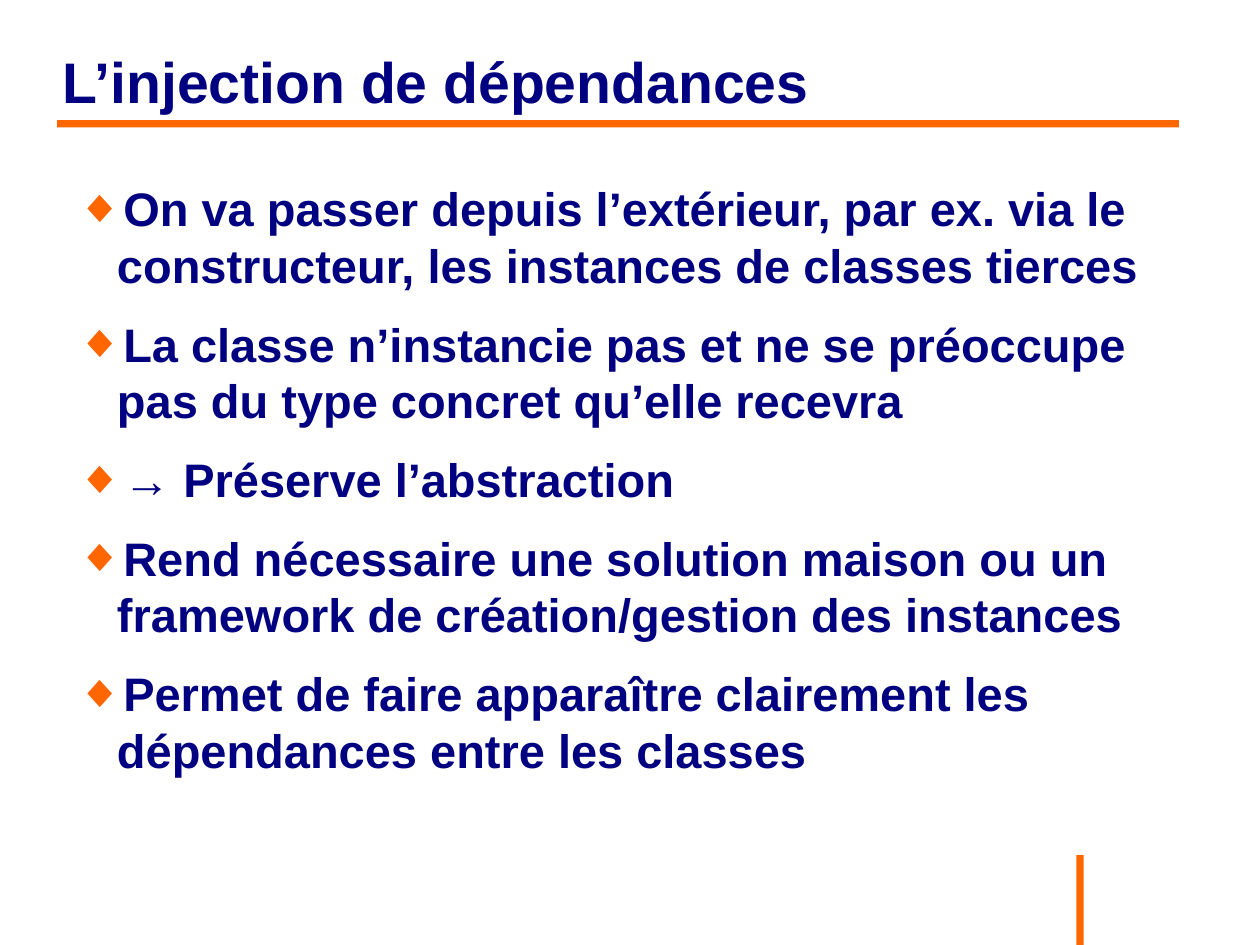
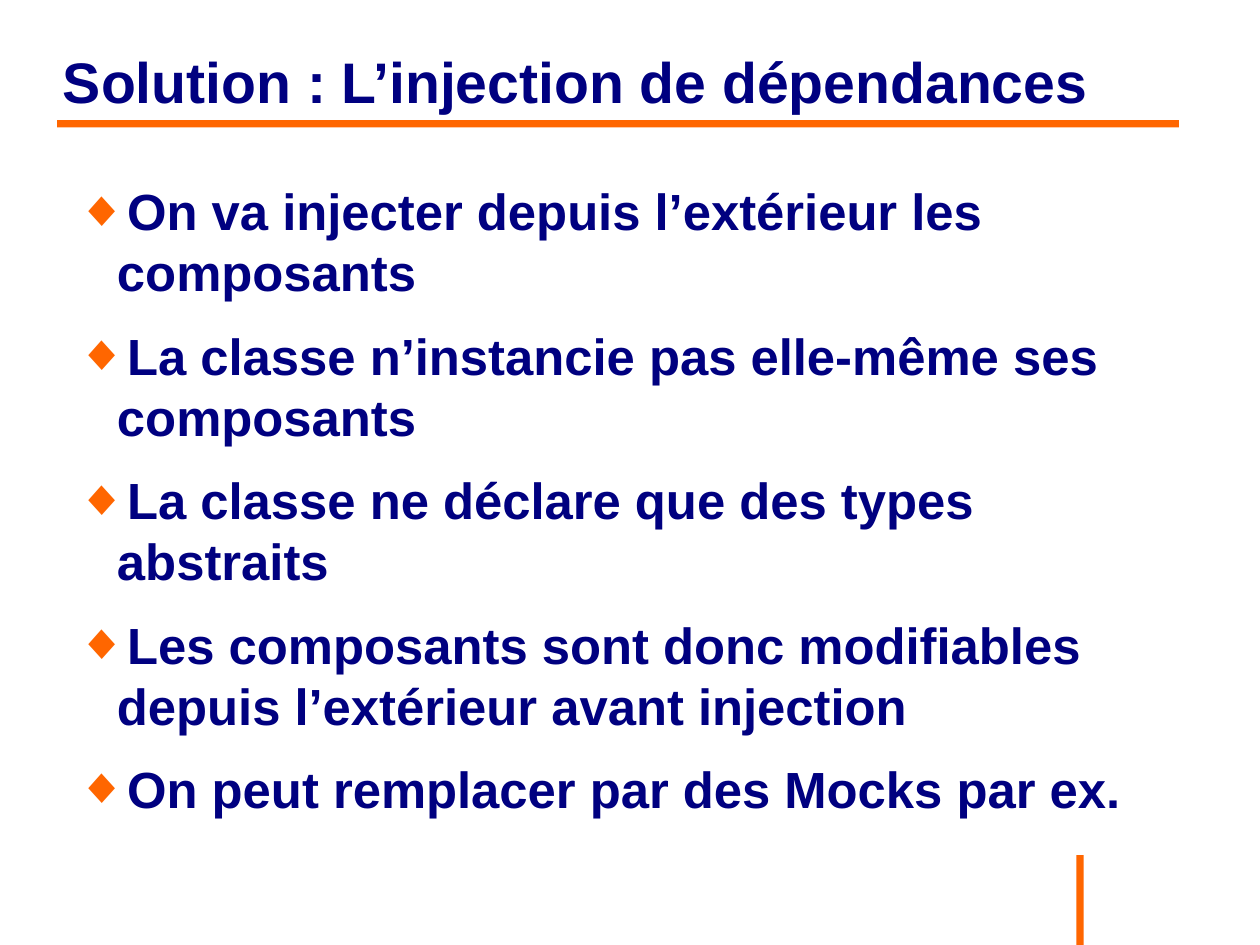
Before and after one commit to philphils/formation-spring, a slide deck: slide 25 of Documentation/diapo_formation_spring.odp (slide 28 before the commit). Drawn at 1260x945 pixels with LibreOffice and Linux fonts; fonts in the diff are those of the drawing; background and template pictures are left out. Boxes give left, top, right and bottom in pixels: in the first picture for what was removed or moved away, otherwise in the second. Text is boxed around its words. In the diff, an @@ line names an element or a change of style, - is before the commit and + after.

```diff
--- a/Documentation/diapo_formation_spring.odp
+++ b/Documentation/diapo_formation_spring.odp
@@ title at [63, 61, 1087, 114]: text changed @@
-L’injection de dépendances
+Solution : L’injection de dépendances
@@ text at [117, 192, 1121, 819]: text changed; size 29.6 to 32 pt @@
-◆ On va passer depuis l’extérieur, par ex. via le constructeur, les instances de classes tierces
-◆ La classe n’instancie pas et ne se préoccupe pas du type concret qu’elle recevra
-◆ → Préserve l’abstraction
-◆ Rend nécessaire une solution maison ou un framework de création/gestion des instances
-◆ Permet de faire apparaître clairement les dépendances entre les classes
+◆ On va injecter depuis l’extérieur les composants
+◆ La classe n’instancie pas elle-même ses composants
+◆ La classe ne déclare que des types abstraits
+◆ Les composants sont donc modifiables depuis l’extérieur avant injection
+◆ On peut remplacer par des Mocks par ex.
```
Also in this commit, not shown: 40 other slides changed, 10 slides added, 10 slides removed.
